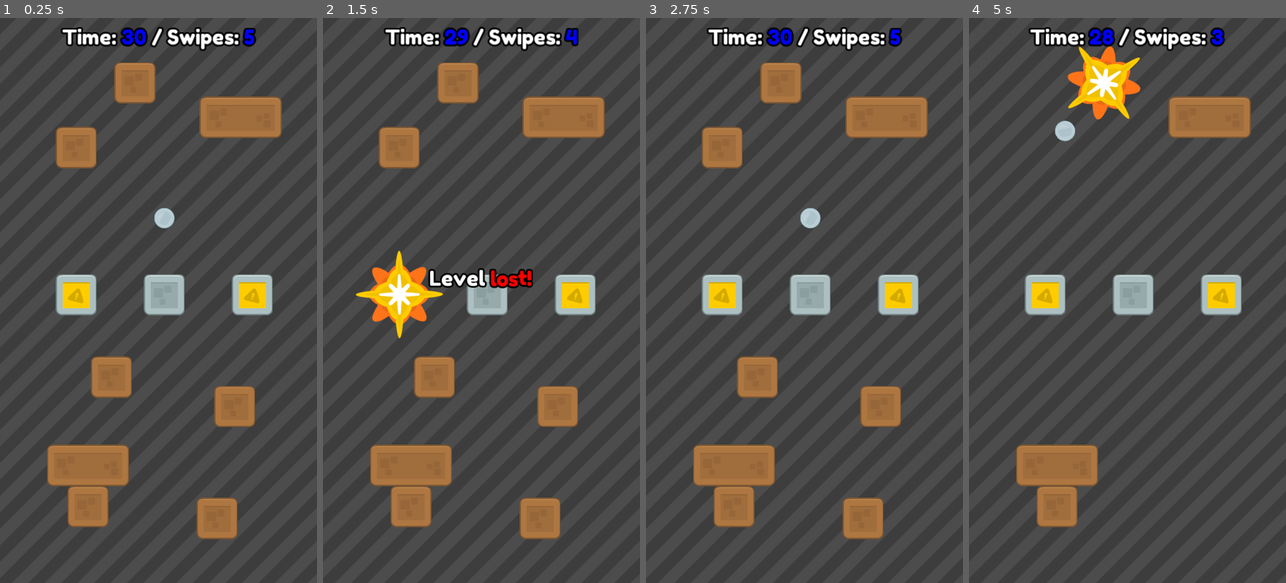
Above: before the commit, frames 1-4 (left to right).
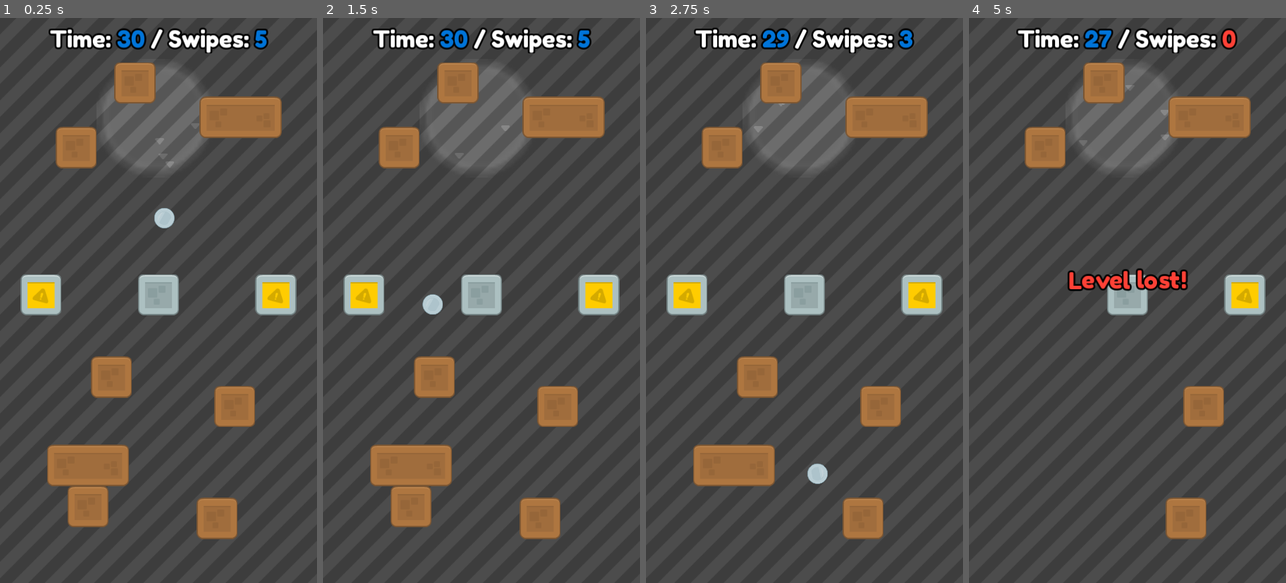
Above: after the commit, the same moments.

Repository: anissen/bouncing-ball
Game: Godot game, scene res://Main.tscn
Two runs of this game, one before a commit and one after it. Both use one fixed random seed, a clock stepped at 60 frames per second and the inputs below.
Inputs (mouse positions are in pixels of both pictures, inside the frame that each line leads up to):
- Up to frame 1 (0.25 s): no input
- Up to frame 2 (1.5 s): move the mouse to (551, 272) at 0.52 s; press the mouse at (551, 272) at 0.53 s; move the mouse to (418, 328) at 1.27 s; release the mouse at (418, 328) at 1.28 s; click (418, 328) at 1.35 s
- Up to frame 3 (2.75 s): move the mouse to (836, 176) at 2.02 s; press the mouse at (836, 176) at 2.03 s
- Up to frame 4 (5 s): move the mouse to (1111, 413) at 2.77 s; release the mouse at (1111, 413) at 2.78 s; click (1111, 413) at 2.85 s; move the mouse to (1222, 385) at 3.52 s; press the mouse at (1222, 385) at 3.53 s; move the mouse to (1032, 215) at 4.27 s; release the mouse at (1032, 215) at 4.28 s; click (1032, 215) at 4.35 s

The runs differ from the first frame. In frame 1, 8.9% of the frame differs, in the area x 6-94%, y 1-53%; in frame 2, 10%; in frame 3, 10%; in frame 4, 16%, in the area x 14-94%, y 1-93%.

Commit message:
Added aiming slowdown + gravity zone

Diff:
--- a/Main.gd
+++ b/Main.gd
@@ -3,19 +3,27 @@
 var score := 0
 var swipes := 0
 var elapsed_seconds := 0
-var is_swiped := false
+var is_swiping := false
 
 onready var explosion_scene = preload("res://Explosion.tscn")
 
 func _input(event :InputEvent):
-	if $Ball == null: return
-	if event is InputEventScreenDrag:
-		$Ball.apply_central_impulse(event.relative * 10)
-		is_swiped = true
-	if event.is_action_released("ui_touch") and is_swiped:
-		is_swiped = false
+	if !get_node_or_null("Ball"): return
+
+	if event.is_action_pressed("ui_touch"):
+#		is_swiping = true
+#		var tween = Tween.new()
+#		tween.interpolate_property(Engine, "time_scale", Engine.time_scale, 0.1, 0.3, Tween.TRANS_QUAD, Tween.EASE_IN_OUT)
+#		add_child(tween)
+#		tween.start()
+#		#yield(tween, "tween_completed")
+		Engine.time_scale = 0.2
+	elif event.is_action_released("ui_touch"):
+		is_swiping = false
 		swipes += 1
-		update_label()
+		Engine.time_scale = 1
+		var diff = event.position - $Ball.position
+		$Ball.apply_central_impulse(diff * 5)
 
 	if event.is_action_released("restart"):
 		restart()
@@ -26,10 +34,10 @@
 func update_label():
 	var time_left = 30 - elapsed_seconds;
 	if time_left < 0: time_left = 0
-	var time_color = "blue" if time_left > 0 else "red"
+	var time_color = "#0074D9" if time_left > 0 else "#FF4136"
 	var swipes_left = 5 - swipes
 	if swipes_left < 0: swipes_left = 0
-	var swipes_color = "blue" if swipes_left > 0 else "red"
+	var swipes_color = "#0074D9" if swipes_left > 0 else "#FF4136"
 	$ObjectiveLabel.bbcode_text = "[center]Time: [color=" + time_color + "]" + str(time_left) + "[/color] / Swipes: [color=" + swipes_color + "]" + str(swipes_left) + "[/color][/center]"
 
 	if time_left == 0 and swipes_left == 0:
@@ -37,9 +45,10 @@
 		get_tree().create_timer(1).connect("timeout", self, "restart")
 
 func _on_Ball_block_hit(block):
-	if !$Ball: return
+	if !get_node_or_null("Ball"): return
 	if !block.destructable: return
 	if block.type == block.Type.EXPLOSIVE:
+		Engine.time_scale = 1
 		$Ball.queue_free()
 		$LevelLostMessage.show()
 		get_tree().create_timer(1).connect("timeout", self, "restart")
@@ -62,7 +71,9 @@
 			has_won = false
 			break
 
-	if has_won: $LevelWonMessage.show()
+	if has_won:
+		$Ball.queue_free()
+		$LevelWonMessage.show()
 
 func _on_GameTimer_timeout():
 	elapsed_seconds += 1
--- a/Main.tscn
+++ b/Main.tscn
@@ -13,21 +13,39 @@
 [ext_resource path="res://audio/sounds/click4.ogg" type="AudioStream" id=11]
 [ext_resource path="res://audio/sounds/click3.ogg" type="AudioStream" id=12]
 [ext_resource path="res://fonts/FredokaOne-Regular.ttf" type="DynamicFontData" id=13]
-
-[sub_resource type="PhysicsMaterial" id=1]
+[ext_resource path="res://art/particles/grey_arrowDownWhite.png" type="Texture" id=14]
+[ext_resource path="res://art/grey_circle.png" type="Texture" id=15]
+
+[sub_resource type="CircleShape2D" id=8]
+radius = 100.0
+
+[sub_resource type="Shader" id=1]
+code = "shader_type canvas_item;
+
+uniform vec2 pos : hint_vec2;
+
+void fragment() {
+	COLOR = texture(TEXTURE, UV);
+}"
+
+[sub_resource type="ShaderMaterial" id=2]
+shader = SubResource( 1 )
+shader_param/pos = Vector2( 100, 100 )
+
+[sub_resource type="PhysicsMaterial" id=3]
 bounce = 0.8
 
-[sub_resource type="CircleShape2D" id=2]
+[sub_resource type="CircleShape2D" id=4]
 radius = 20.0
 
-[sub_resource type="RectangleShape2D" id=3]
+[sub_resource type="RectangleShape2D" id=5]
 extents = Vector2( 90, 520 )
 
-[sub_resource type="RectangleShape2D" id=4]
+[sub_resource type="RectangleShape2D" id=6]
 extents = Vector2( 367.5, 80 )
 
-[sub_resource type="DynamicFont" id=5]
-size = 35
+[sub_resource type="DynamicFont" id=7]
+size = 40
 outline_size = 3
 outline_color = Color( 0, 0, 0, 1 )
 use_filter = true
@@ -36,7 +54,33 @@
 [node name="Main" type="Node2D"]
 script = ExtResource( 2 )
 
+[node name="Area2D" type="Area2D" parent="."]
+position = Vector2( 265, 170 )
+space_override = 1
+gravity = 1000.0
+
+[node name="CollisionShape2D" type="CollisionShape2D" parent="Area2D"]
+shape = SubResource( 8 )
+
+[node name="CPUParticles2D" type="CPUParticles2D" parent="Area2D"]
+amount = 4
+lifetime = 0.2
+texture = ExtResource( 14 )
+emission_shape = 1
+emission_sphere_radius = 75.0
+direction = Vector2( 0, 1 )
+spread = 0.0
+gravity = Vector2( 0, 0 )
+initial_velocity = 100.0
+color = Color( 1, 1, 1, 0.196078 )
+
+[node name="Sprite" type="Sprite" parent="Area2D"]
+modulate = Color( 1, 1, 1, 0.196078 )
+scale = Vector2( 5.6, 5.6 )
+texture = ExtResource( 15 )
+
 [node name="Background" type="TextureRect" parent="."]
+material = SubResource( 2 )
 margin_right = 540.0
 margin_bottom = 960.0
 texture = ExtResource( 1 )
@@ -79,30 +123,30 @@
 texture = ExtResource( 5 )
 
 [node name="Block6" parent="." instance=ExtResource( 6 )]
-position = Vector2( 280, 470 )
+position = Vector2( 270, 470 )
 texture = ExtResource( 8 )
 destructable = false
 
 [node name="ExplosiveBlock" parent="." instance=ExtResource( 6 )]
-position = Vector2( 430, 470 )
+position = Vector2( 470, 470 )
 texture = ExtResource( 9 )
 type = 1
 
 [node name="ExplosiveBlock2" parent="." instance=ExtResource( 6 )]
-position = Vector2( 130, 470 )
+position = Vector2( 70, 470 )
 texture = ExtResource( 9 )
 type = 1
 
 [node name="Ball" type="RigidBody2D" parent="."]
 position = Vector2( 280, 340 )
-physics_material_override = SubResource( 1 )
+physics_material_override = SubResource( 3 )
 contacts_reported = 1
 contact_monitor = true
 linear_damp = 0.5
 script = ExtResource( 4 )
 
 [node name="CollisionShape2D" type="CollisionShape2D" parent="Ball"]
-shape = SubResource( 2 )
+shape = SubResource( 4 )
 
 [node name="elementMetal001" type="Sprite" parent="Ball"]
 scale = Vector2( 0.5, 0.5 )
@@ -127,27 +171,27 @@
 
 [node name="Left" type="CollisionShape2D" parent="Border"]
 position = Vector2( -90, 480 )
-shape = SubResource( 3 )
+shape = SubResource( 5 )
 
 [node name="Right" type="CollisionShape2D" parent="Border"]
 position = Vector2( 630, 480 )
-shape = SubResource( 3 )
+shape = SubResource( 5 )
 
 [node name="Top" type="CollisionShape2D" parent="Border"]
 position = Vector2( 262.5, -80 )
-shape = SubResource( 4 )
+shape = SubResource( 6 )
 
 [node name="Bottom" type="CollisionShape2D" parent="Border"]
 position = Vector2( 262.5, 1040 )
-shape = SubResource( 4 )
+shape = SubResource( 6 )
 
 [node name="ObjectiveLabel" type="RichTextLabel" parent="."]
 margin_top = 10.0
 margin_right = 540.0
 margin_bottom = 60.0
-custom_fonts/normal_font = SubResource( 5 )
+custom_fonts/normal_font = SubResource( 7 )
 bbcode_enabled = true
-bbcode_text = "[center]Time: [color=blue]30[/color] / Swipes: [color=blue]5[/color][/center]"
+bbcode_text = "[center]Time: [color=#0074D9]30[/color] / Swipes: [color=#0074D9]5[/color][/center]"
 text = "Time: 30 / Swipes: 5"
 __meta__ = {
 "_edit_use_anchors_": false
@@ -158,12 +202,12 @@
 margin_top = 420.0
 margin_right = 540.0
 margin_bottom = 470.0
-custom_fonts/normal_font = SubResource( 5 )
+custom_fonts/normal_font = SubResource( 7 )
 bbcode_enabled = true
-bbcode_text = "[center]Level [rainbow freq=0.2][wave amp=50 freq=5]won![/wave][/rainbow][/center]
-
-"
-text = "Level [rainbow freq=0.2][wave amp=50 freq=5]won![ave amp=50 freq=5]won![ve amp=50 freq=5]won![e amp=50 freq=5]won![ amp=50 freq=5]won![amp=50 freq=5]won![mp=50 freq=5]won![p=50 freq=5]won![=50 freq=5]won![50 freq=5]won![0 freq=5]won![ freq=5]won![freq=5]won![req=5]won![eq=5]won![q=5]won![=5]won![5]won![]won![won![on![n![![[/wave][wave][ave][ve][e][][[/rainbow]
+bbcode_text = "[center][rainbow freq=0.2][wave amp=50 freq=5]Level won![/wave][/rainbow][/center]
+
+"
+text = "Level won!
 
 "
 scroll_active = false
@@ -176,12 +220,12 @@
 margin_top = 420.0
 margin_right = 540.0
 margin_bottom = 470.0
-custom_fonts/normal_font = SubResource( 5 )
+custom_fonts/normal_font = SubResource( 7 )
 bbcode_enabled = true
-bbcode_text = "[center]Level [color=red][shake rate=15 level=10]lost![/shake][/color][/center]
-
-"
-text = "Level [shake rate=15 level=10]lost![hake rate=15 level=10]lost![ake rate=15 level=10]lost![ke rate=15 level=10]lost![e rate=15 level=10]lost![ rate=15 level=10]lost![rate=15 level=10]lost![ate=15 level=10]lost![te=15 level=10]lost![e=15 level=10]lost![=15 level=10]lost![15 level=10]lost![5 level=10]lost![ level=10]lost![level=10]lost![evel=10]lost![vel=10]lost![el=10]lost![l=10]lost![=10]lost![10]lost![0]lost![]lost![lost![ost![st![t![![[/shake]
+bbcode_text = "[center][color=#FF4136][shake rate=15 level=10]Level lost![/shake][/color][/center]
+
+"
+text = "Level lost!
 
 "
 scroll_active = false
Not shown: 1 places in Main.tscn that only renumber resources
Binary file added: art/grey_circle.png
Not shown, added: art/grey_circle.png.import
Binary file added: art/particles/grey_arrowDownWhite.png
Not shown, added: art/particles/grey_arrowDownWhite.png.import
